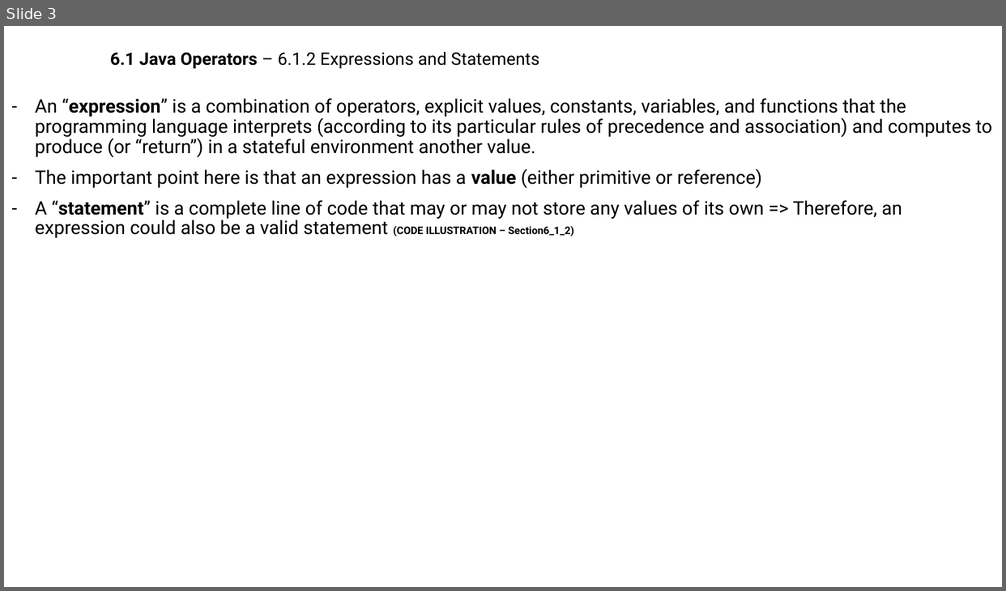
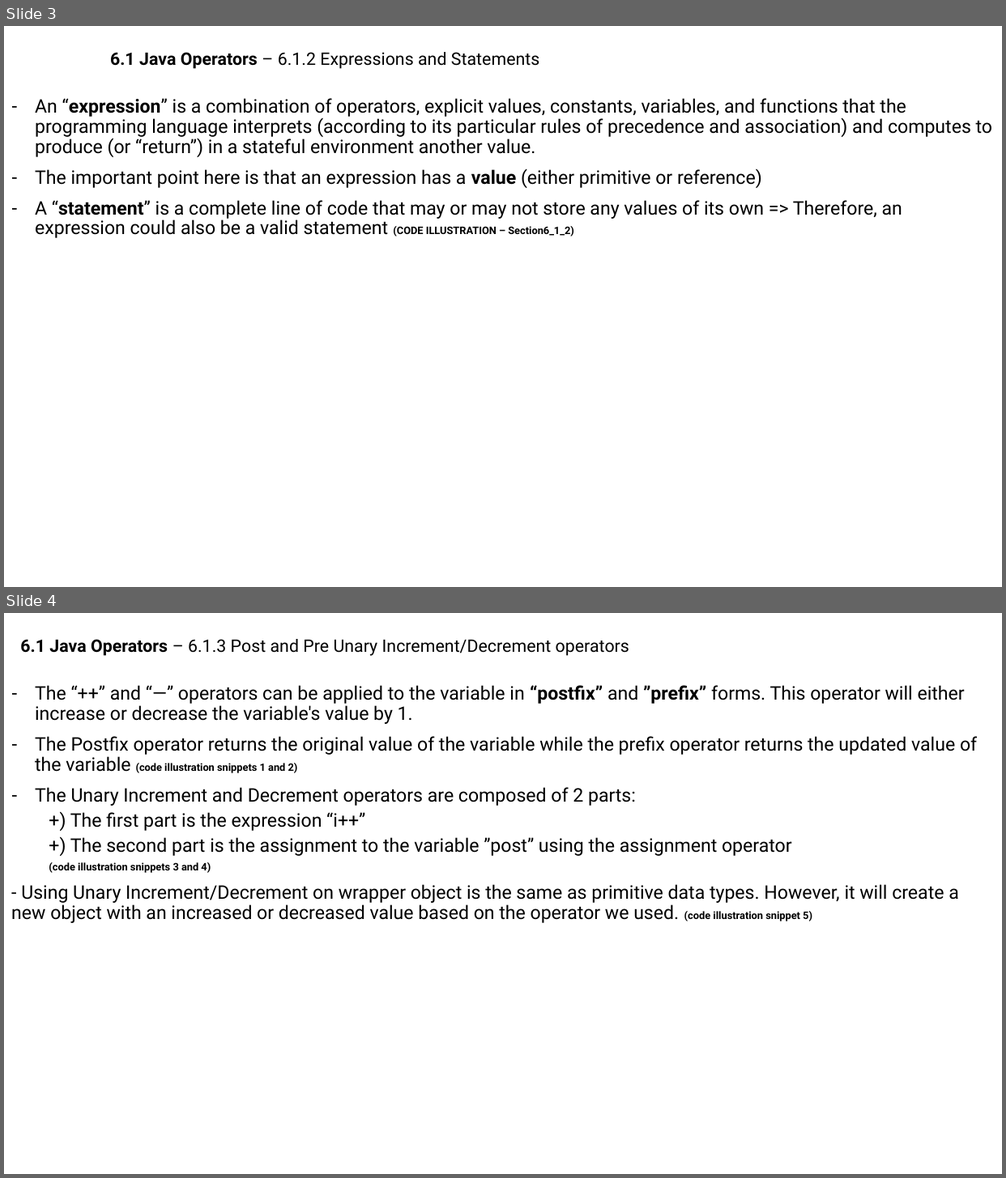
Before and after one commit to MaiDinhVinh/CS-Java, a slide deck: Java SE 8 Teaching Material/Chapter 6 - Working with Java Operators.pptx. Shown one above the other, each under a label of ours: slide 3 before the commit, slides 3 and 4 after it. The pictures are 1006x591 and 1006x1178 pixels, drawn with LibreOffice and Linux fonts; fonts in the diff are those of the drawing. Boxes give left, top, right and bottom in pixels: in the first picture for what was removed or moved away, otherwise in the second. Text is boxed around its words. In the diff, an @@ line names an element or a change of style, - is before the commit and + after.

```diff
--- a/Java SE 8 Teaching Material/Chapter 6 - Working with Java Operators.pptx
+++ b/Java SE 8 Teaching Material/Chapter 6 - Working with Java Operators.pptx
@@ slide 4 added at [4,613,1002,1174], background #FFFFFF @@
@@ subtitle added at [20,639,629,656], 16.6 pt, text #000000 @@
+6.1 Java Operators – 6.1.3 Post and Pre Unary Increment/Decrement operators
@@ text added at [11,685,977,923], 18 pt, text #000000 @@
+– The “++” and “—” operators can be applied to the variable in “postfix” and ”prefix” forms. This operator will either increase or decrease the variable's value by 1.
+– The Postfix operator returns the original value of the variable while the prefix operator returns the updated value of the variable (code illustration snippets 1 and 2)
+– The Unary Increment and Decrement operators are composed of 2 parts:
+  +) The first part is the expression “i++”
+  +) The second part is the assignment to the variable ”post” using the assignment operator
+  (code illustration snippets 3 and 4)
+- Using Unary Increment/Decrement on wrapper object is the same as primitive data types. However, it will create a new object with an increased or decreased value based on the operator we used. (code illustration snippet 5)
```
Also in this commit, not shown: 2 other slides added.
